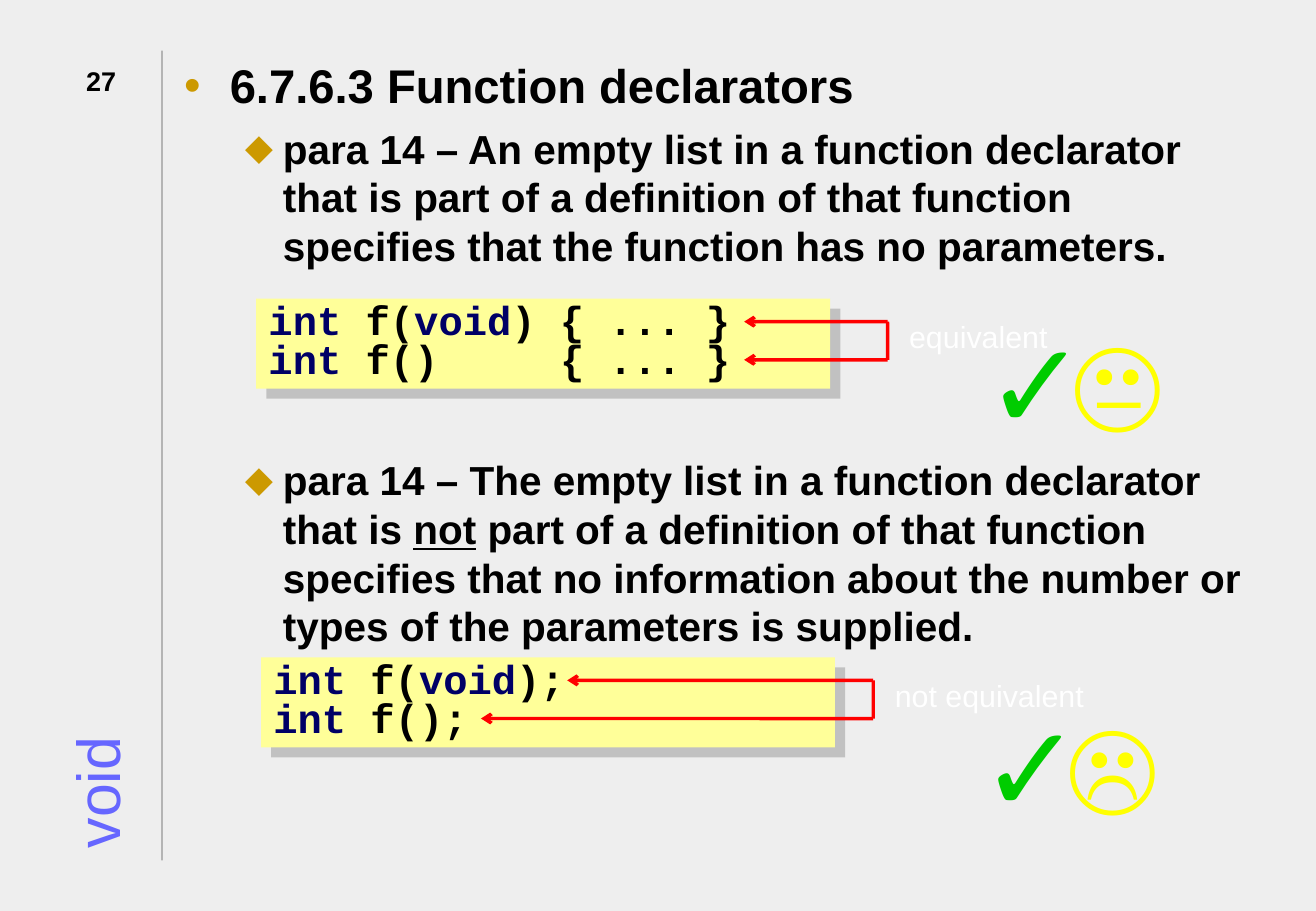
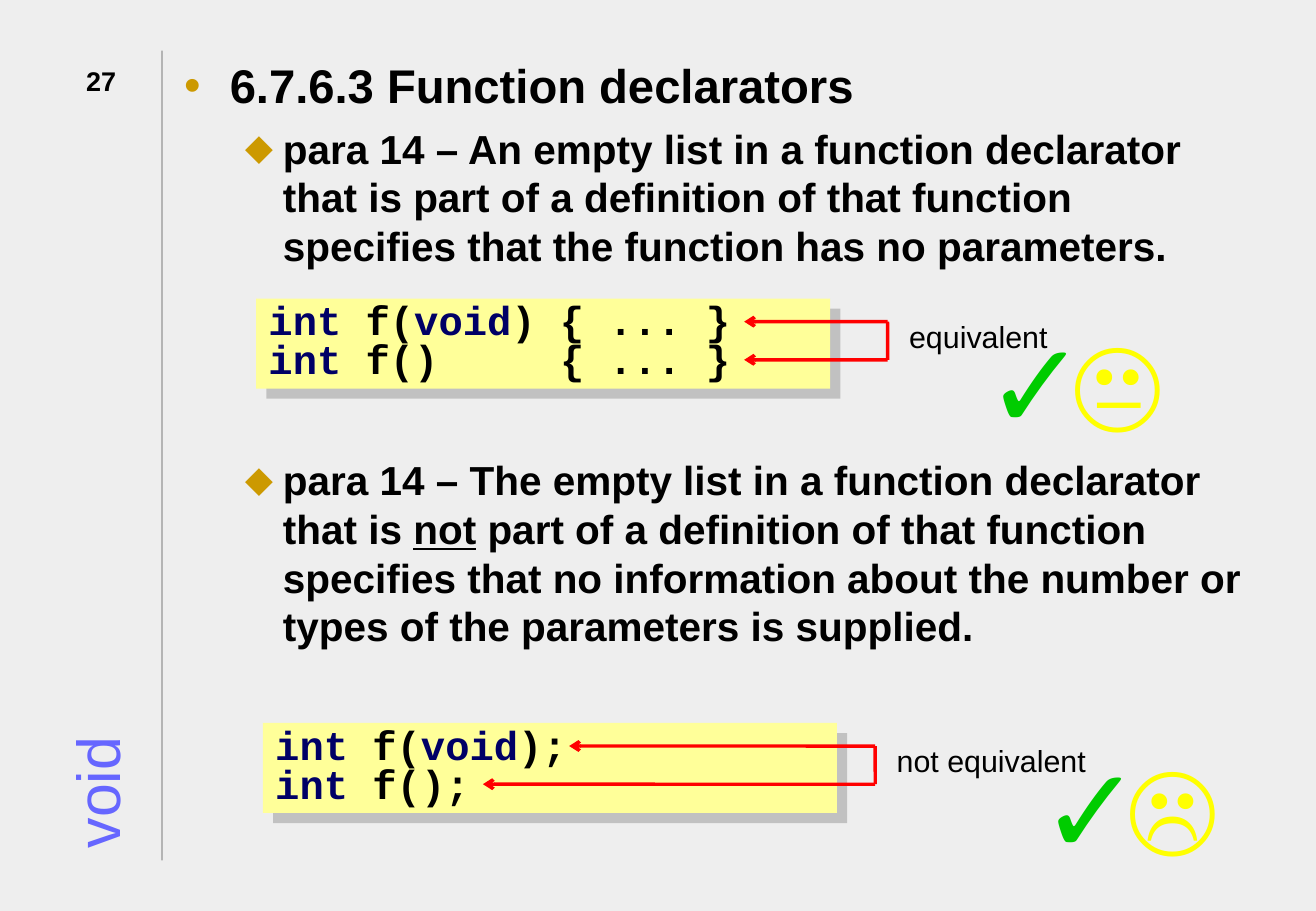
Before and after one commit to JonJagger/two-day-courses, a slide deck: slide 27 of ca/CAdvanced.odp. Drawn at 1316x911 pixels with LibreOffice and Linux fonts; fonts in the diff are those of the drawing. Boxes give left, top, right and bottom in pixels: in the first picture for what was removed or moved away, otherwise in the second. Text is boxed around its words. In the diff, an @@ line names an element or a change of style, - is before the commit and + after.

```diff
--- a/ca/CAdvanced.odp
+++ b/ca/CAdvanced.odp
@@ text added at box(909, 326, 1047, 354), 18 pt, text #000000 @@
+equivalent
@@ 2 arrows, 1 rectangle, 1 line: place and size @@
-2 arrows, 1 rectangle, 1 line at box(261, 657, 873, 747)
+2 arrows, 1 rectangle, 1 line at box(263, 722, 875, 812)
@@ text "✓": place and size @@
-text "✓" at box(969, 685, 1122, 843)
+text "✓" at box(1027, 727, 1180, 885)
@@ text "☹": place and size @@
-text "☹" at box(1055, 694, 1208, 828)
+text "☹" at box(1113, 736, 1266, 869)
@@ text added at box(897, 750, 1085, 778), 18 pt, text #000000 @@
+not equivalent
```
Also in this commit, not shown: 100 other slides changed.
